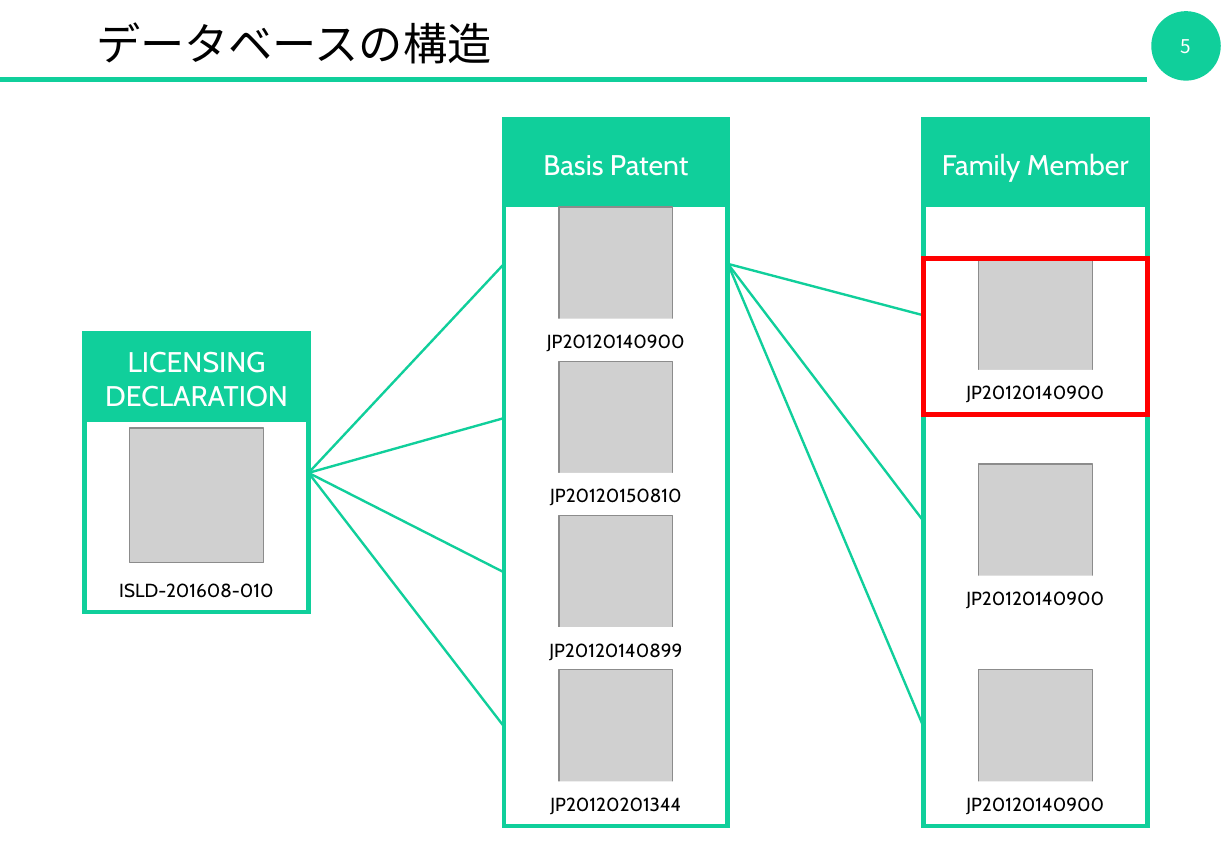
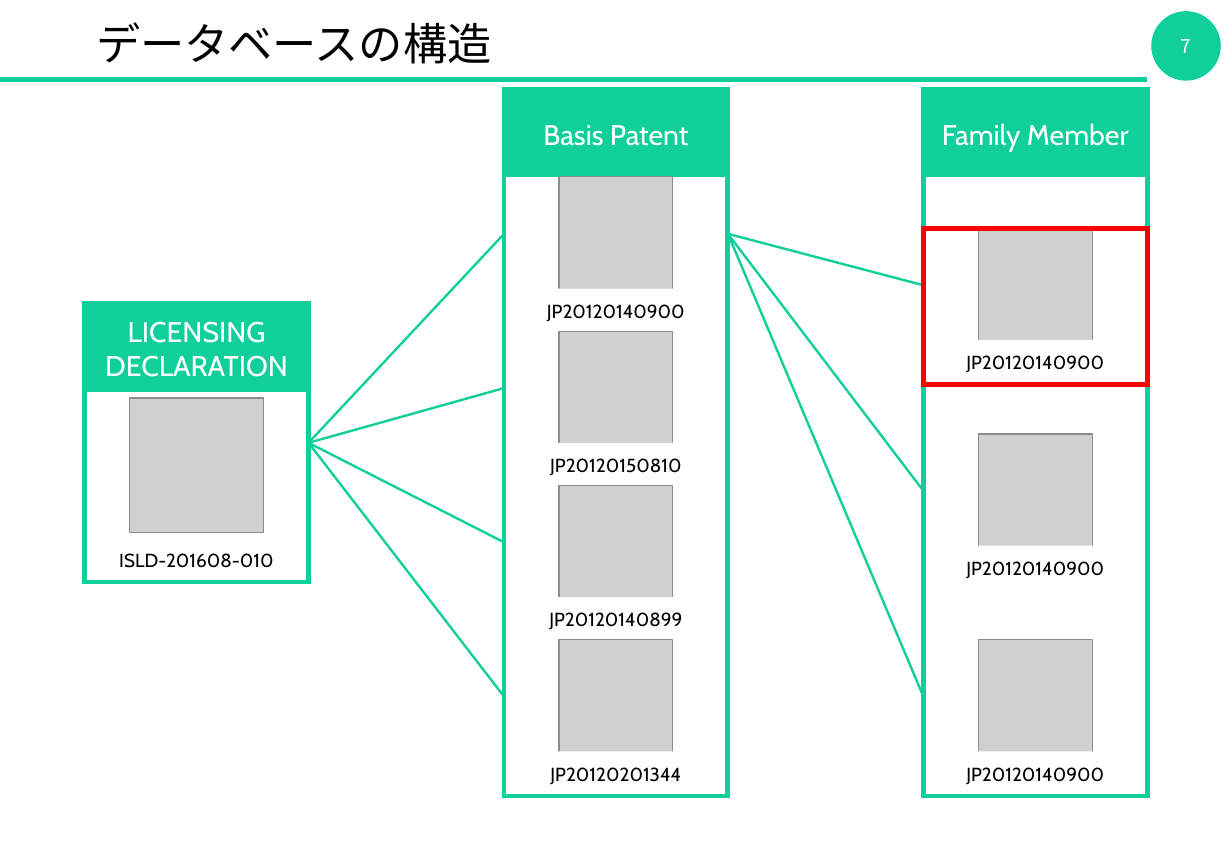
Before and after one commit to tmusimesabaoi4i/3gpp_ana_sep, a slide deck: slide 8 of 新規 Microsoft PowerPoint プレゼンテーション.pptx (slide 6 before the commit). Drawn at 1232x853 pixels with LibreOffice and Linux fonts; fonts in the diff are those of the drawing; grey boxes stand for pictures. Boxes give left, top, right and bottom in pixels: in the first picture for what was removed or moved away, otherwise in the second. Text is boxed around its words. In the diff, an @@ line names an element or a change of style, - is before the commit and + after.

```diff
--- a/新規 Microsoft PowerPoint プレゼンテーション.pptx
+++ b/新規 Microsoft PowerPoint プレゼンテーション.pptx
@@ page number at [1181,39,1192,53]: text changed @@
-5
+7
@@ 10 rectangles, 8 pictures, 7 lines, 5 texts: place and size @@
-10 rectangles, 8 pictures, 7 lines, 5 texts at [84,119,1148,826]
+10 rectangles, 8 pictures, 7 lines, 5 texts at [84,90,1148,796]
```
Also in this commit, not shown: 2 other slides changed, 3 slides added, 14 other files.
